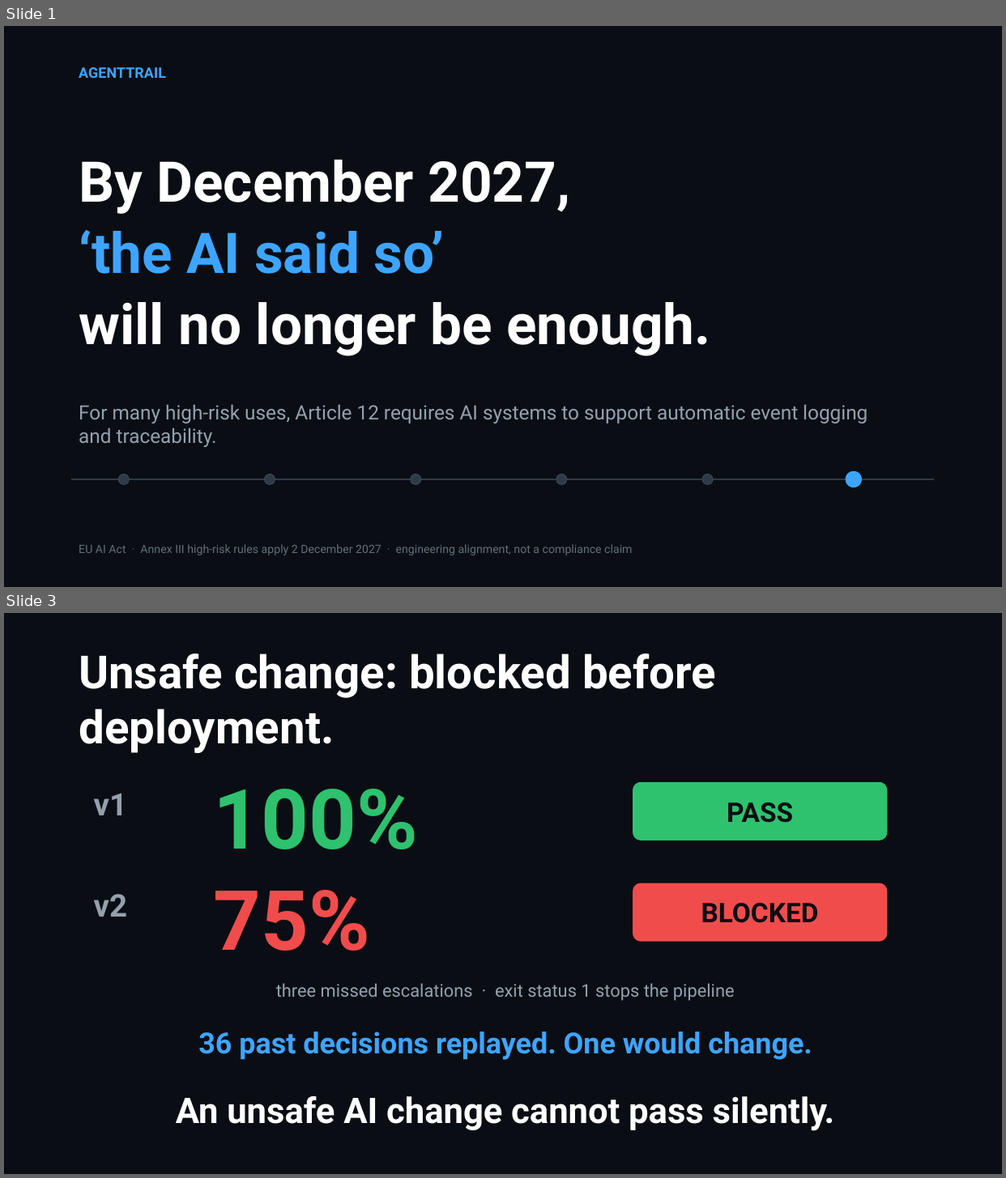
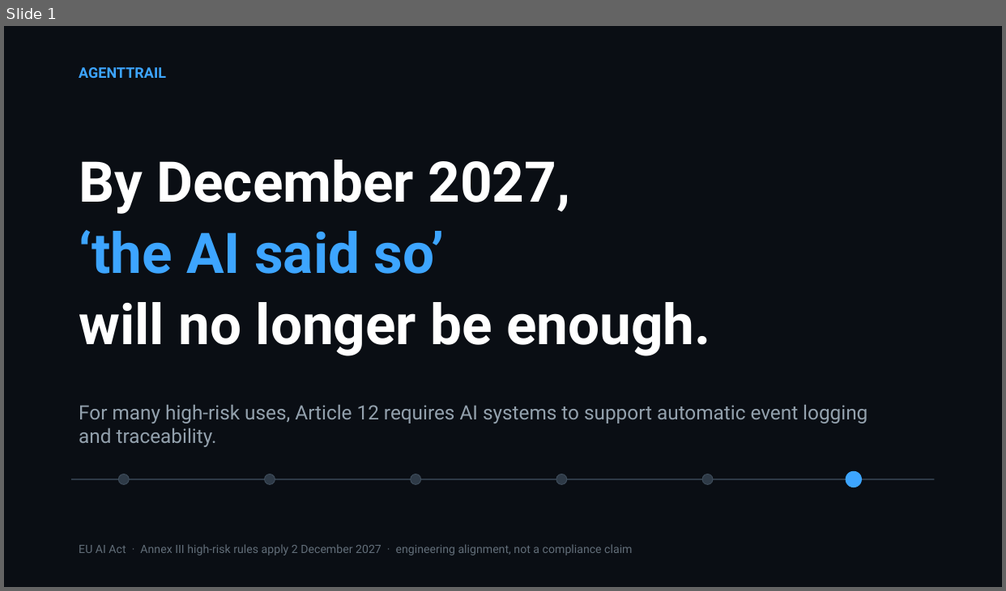
Before and after one commit to SusanaCodes/agenttrail, a slide deck: showcase/AgentTrail-final-showcase.pptx. Shown one above the other, each under a label of ours: slides 1 and 3 before the commit, slide 1 after it; the slides between them are not shown. The pictures are 1006x1178 and 1006x591 pixels, drawn with LibreOffice and Linux fonts; fonts in the diff are those of the drawing. Boxes give left, top, right and bottom in pixels: in the first picture for what was removed or moved away, otherwise in the second. Text is boxed around its words. In the diff, an @@ line names an element or a change of style, - is before the commit and + after.

```diff
--- a/showcase/AgentTrail-final-showcase.pptx
+++ b/showcase/AgentTrail-final-showcase.pptx
@@ slide 3 removed at <box>4,613,1002,1174</box>, background #0A0E14 @@
@@ text removed at <box>79,653,716,753</box> @@
-Unsafe change: blocked before deployment.
@@ rounded rectangle removed at <box>633,782,888,841</box> @@
-PASS
@@ text removed at <box>94,793,127,815</box> @@
-v1
@@ text removed at <box>214,789,418,850</box> @@
-100%
@@ text removed at <box>94,894,127,917</box> @@
-v2
@@ text removed at <box>214,890,370,951</box> @@
-75%
@@ rounded rectangle removed at <box>633,884,888,942</box> @@
-BLOCKED
@@ text removed at <box>276,983,735,1001</box> @@
-three missed escalations · exit status 1 stops the pipeline
@@ text removed at <box>198,1032,812,1060</box> @@
-36 past decisions replayed. One would change.
@@ text removed at <box>176,1097,835,1131</box> @@
-An unsafe AI change cannot pass silently.
```
Also in this commit, not shown: 1 slide changed, 1 slide added, 9 other files.
